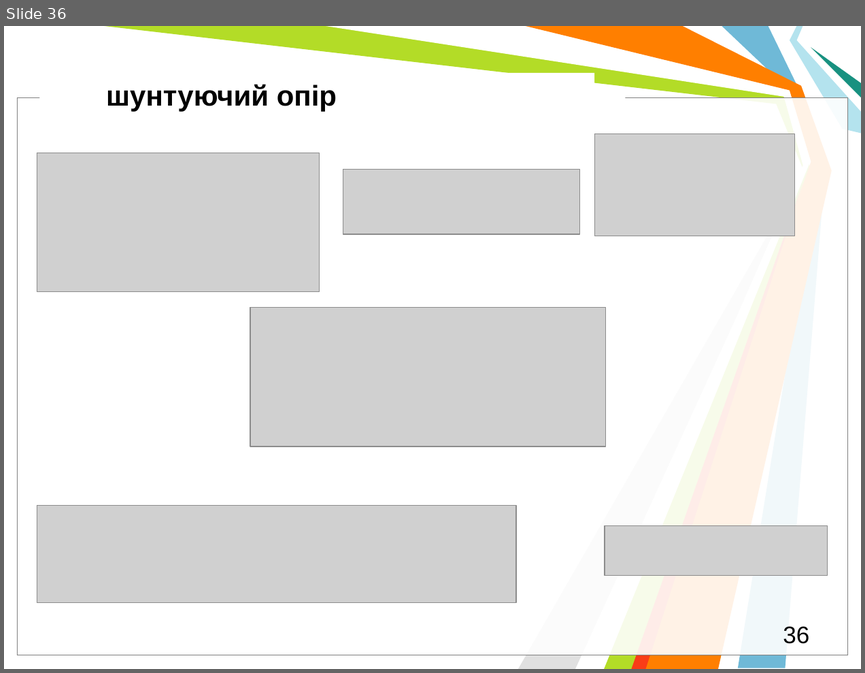
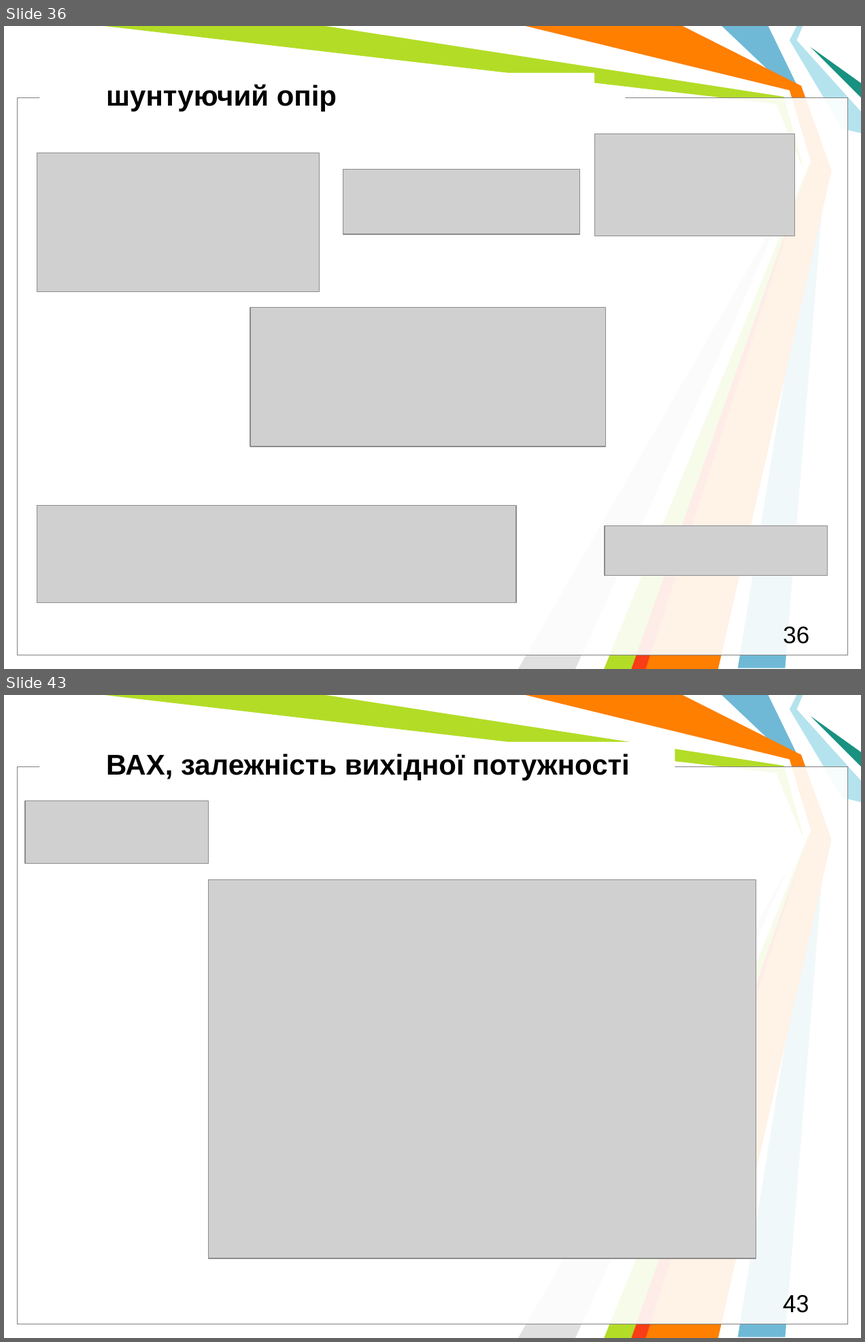
Before and after one commit to l432/NMK, a slide deck: Lecture/DAAD/DAAD_Models.pptm. Shown one above the other, each under a label of ours: slide 36 before the commit, slides 36 and 43 after it; the slides between them are not shown. The pictures are 865x673 and 865x1342 pixels, drawn with LibreOffice and Linux fonts; fonts in the diff are those of the drawing; grey boxes stand for pictures; background and template pictures are left out. Boxes give left, top, right and bottom in pixels: in the first picture for what was removed or moved away, otherwise in the second. Text is boxed around its words. In the diff, an @@ line names an element or a change of style, - is before the commit and + after.

```diff
--- a/Lecture/DAAD/DAAD_Models.pptm
+++ b/Lecture/DAAD/DAAD_Models.pptm
@@ slide 43 added at (4,695,861,1338), background #FFFFFF; not listed: 11 template elements that a slide beside it also shows @@
@@ text added at (106,753,630,780), 24 pt, text #000000, bold @@
+ВАХ, залежність вихідної потужності
@@ picture added at (26,801,209,864) @@
@@ picture added at (208,879,755,1258) @@
@@ page number added at (783,1294,809,1312), 20 pt, text #000000 @@
+43
```
Also in this commit, not shown: 2 slides changed, 19 other slides added, 3 slides removed, 6 other files.
